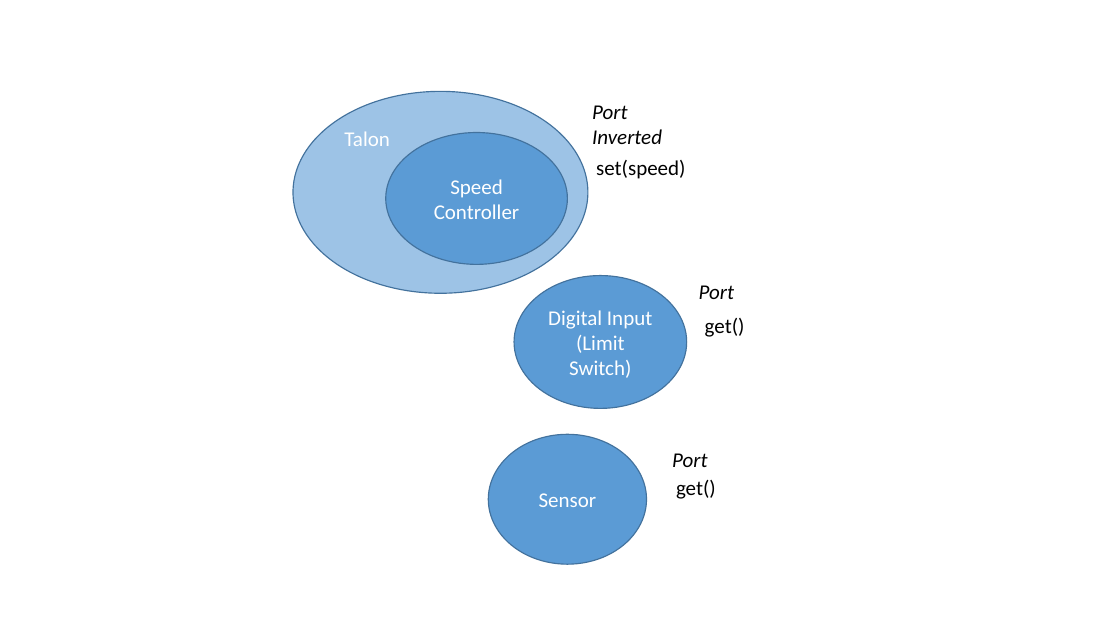
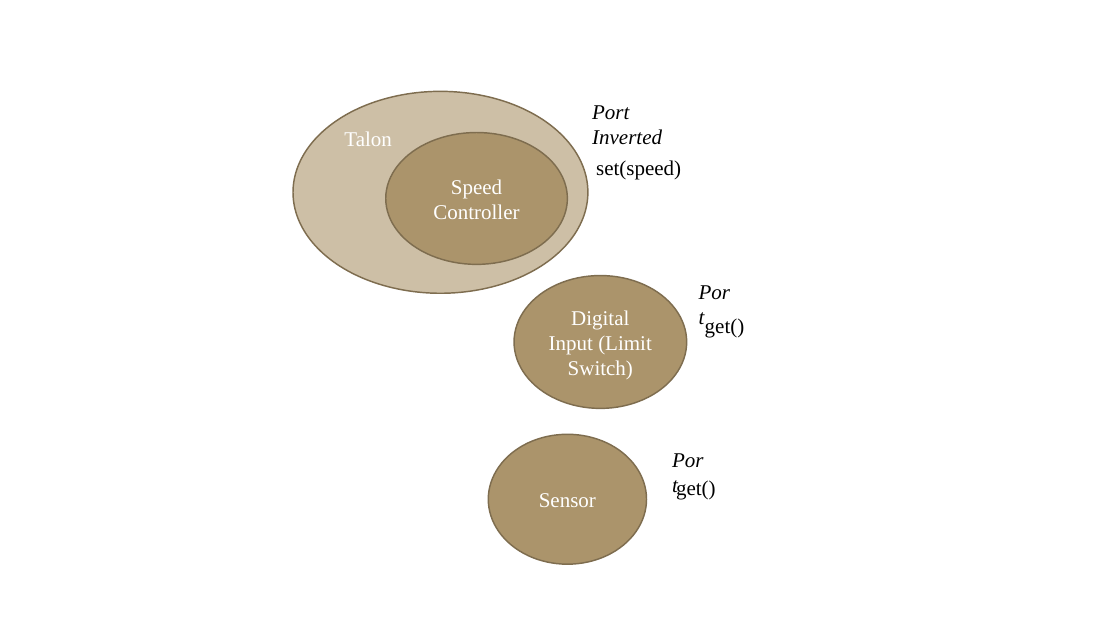
Before and after one commit to 4662FRCRobotics/Training, a slide deck: slide 3 of Object Oriented Programming FRC Context ArmSystem.pptx. Drawn at 1120x630 pixels with LibreOffice and Linux fonts; fonts in the diff are those of the drawing; background and template pictures are left out. Boxes give left, top, right and bottom in pixels: in the first picture for what was removed or moved away, otherwise in the second. Text is boxed around its words. In the diff, an @@ line names an element or a change of style, - is before the commit and + after.

```diff
--- a/Object Oriented Programming FRC Context ArmSystem.pptx
+++ b/Object Oriented Programming FRC Context ArmSystem.pptx
@@ ellipse "Talon" at (293,92,588,293): font Calibri to Times New Roman; fill #9DC3E6 to #CDBFA6; outline #43739E 1 pt to #7F6D4F 1.25 pt @@
@@ font Calibri to Times New Roman; fill #5B9BD5 to #AB946B; outline #43739E 1 pt to #7F6D4F 1.25 pt in 3 elements at (386,133,567,265), (514,276,686,408), (488,434,646,565) @@
@@ font Calibri to Times New Roman in 6 elements at (592,105,662,145), (691,274,744,308), (596,160,681,180), (705,318,745,337), (664,443,717,476), (676,480,716,500) @@
```
Also in this commit, not shown: 8 other slides changed, 2 slides added, 1 other file.
